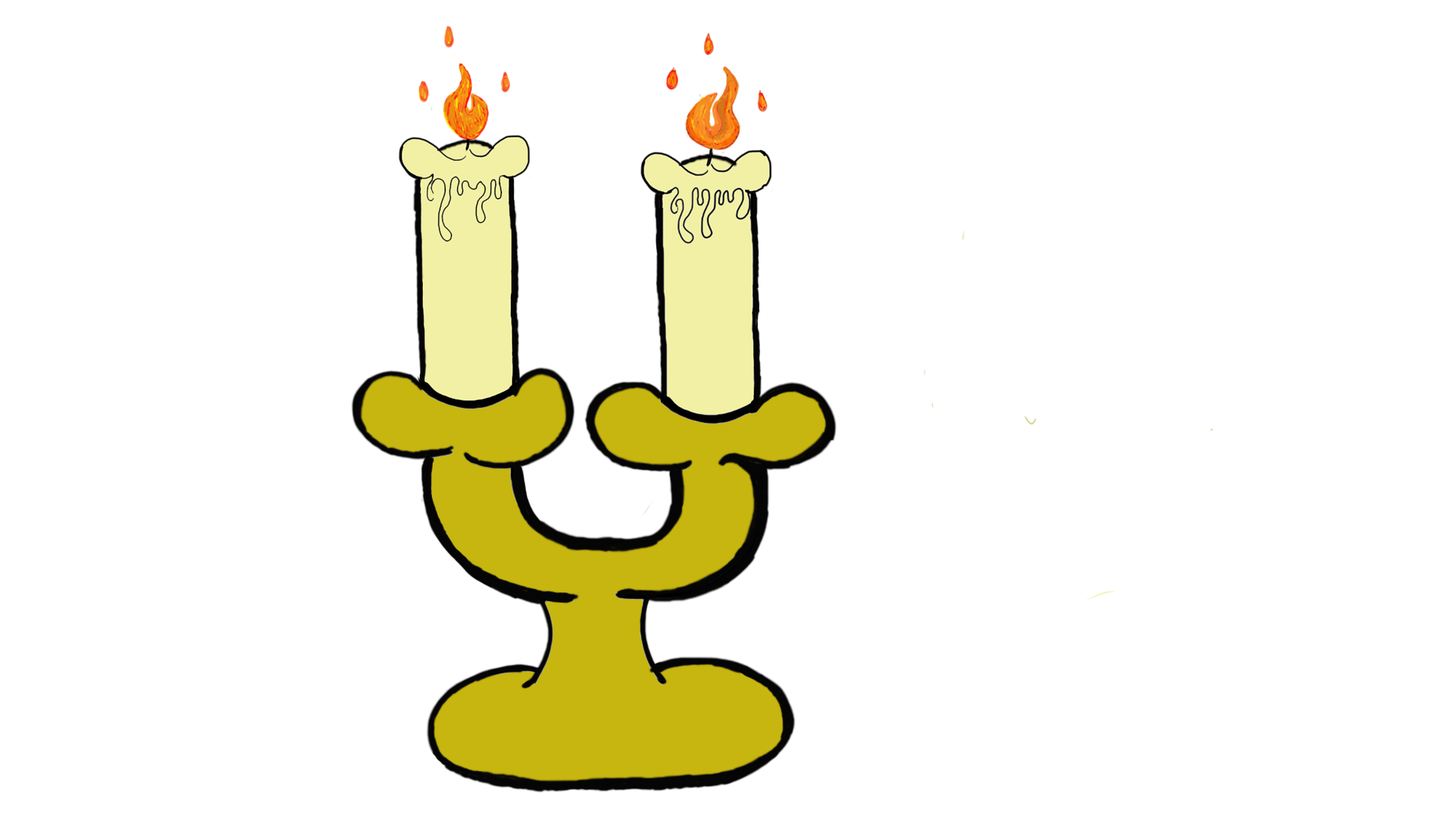
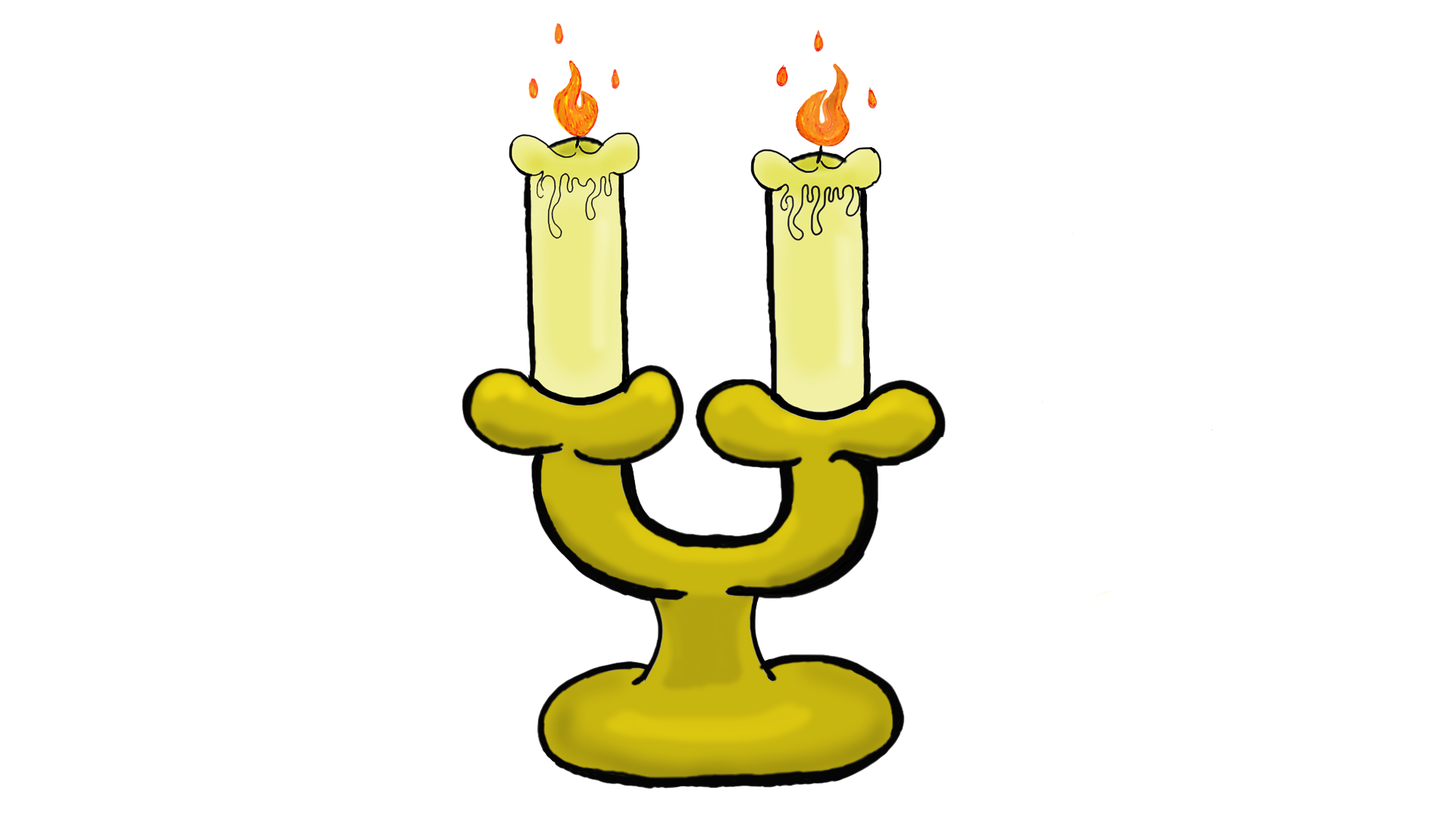
Layered file, before and after one edit (1455×819). Changes by layer:
added layer "Layer 0" above "Layer 1" over [461, 22, 1213, 790]
